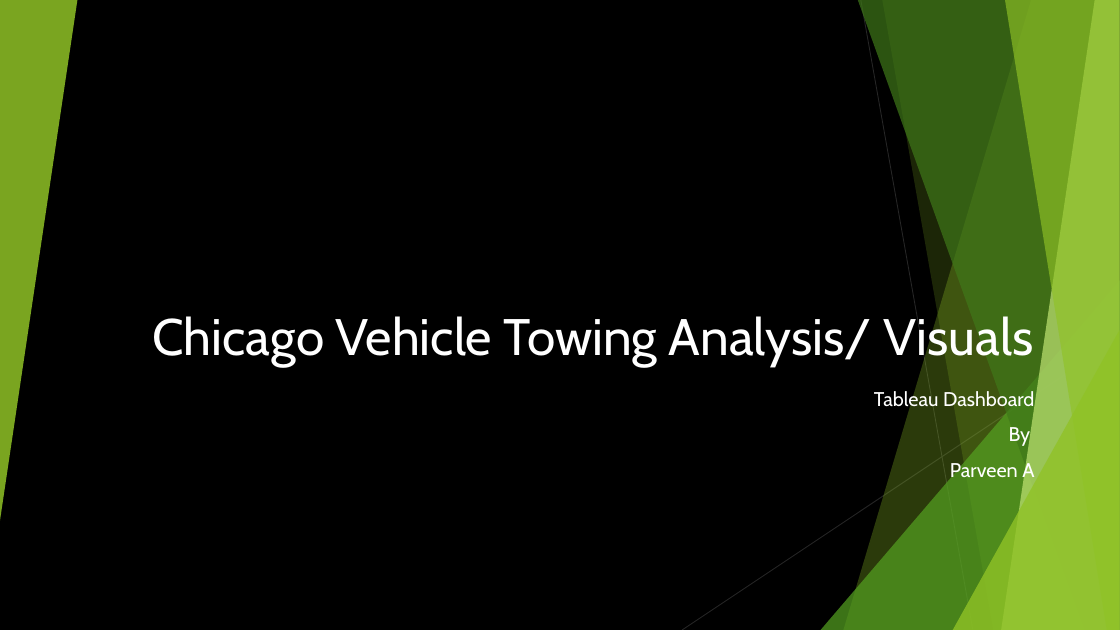
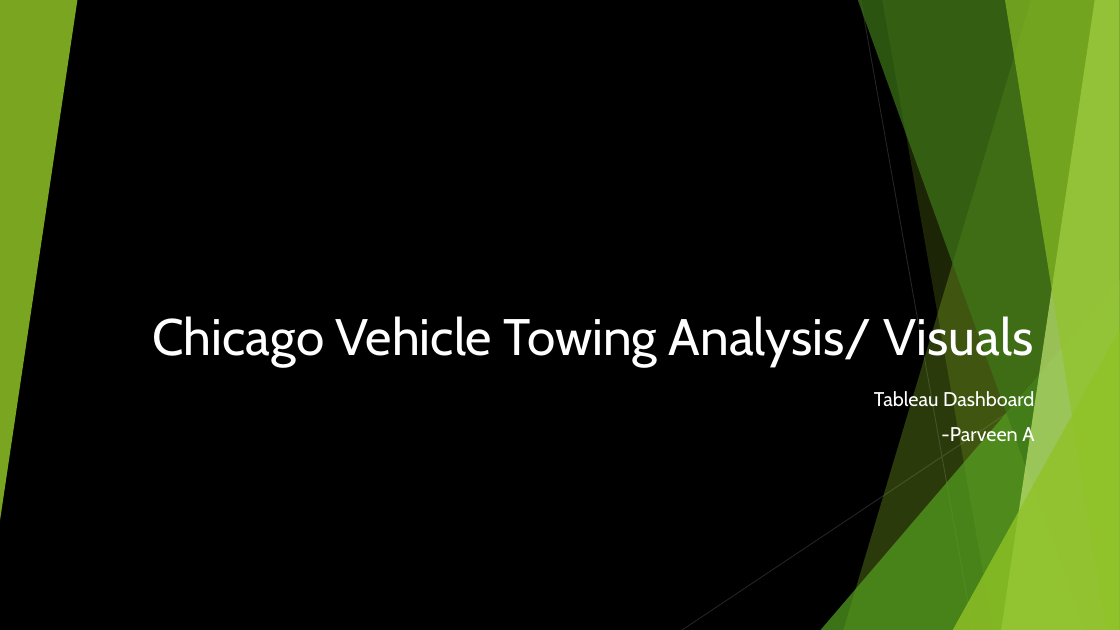
Before and after one commit to ParveenA14/ChicagoTowingDashboard, a slide deck: slide 1 of Final Presentation.pptx. Drawn at 1120x630 pixels with LibreOffice and Linux fonts; fonts in the diff are those of the drawing; background and template pictures are left out. Boxes give left, top, right and bottom in pixels: in the first picture for what was removed or moved away, otherwise in the second. Text is boxed around its words. In the diff, an @@ line names an element or a change of style, - is before the commit and + after.

Commit message:
correcting ppt

```diff
--- a/Final Presentation.pptx
+++ b/Final Presentation.pptx
@@ subtitle at [941,424,1034,446]: text changed @@
-By
-Parveen A
+-Parveen A
```
